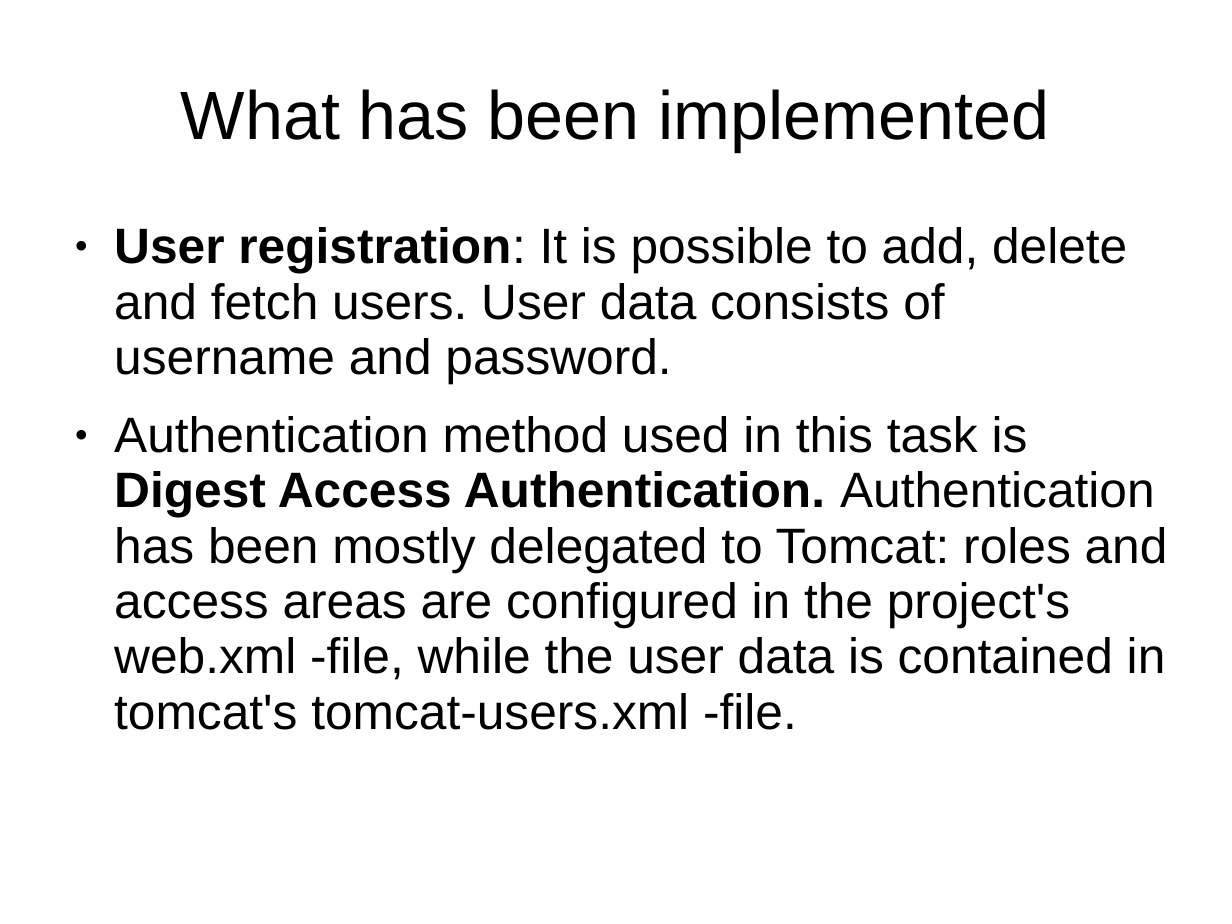
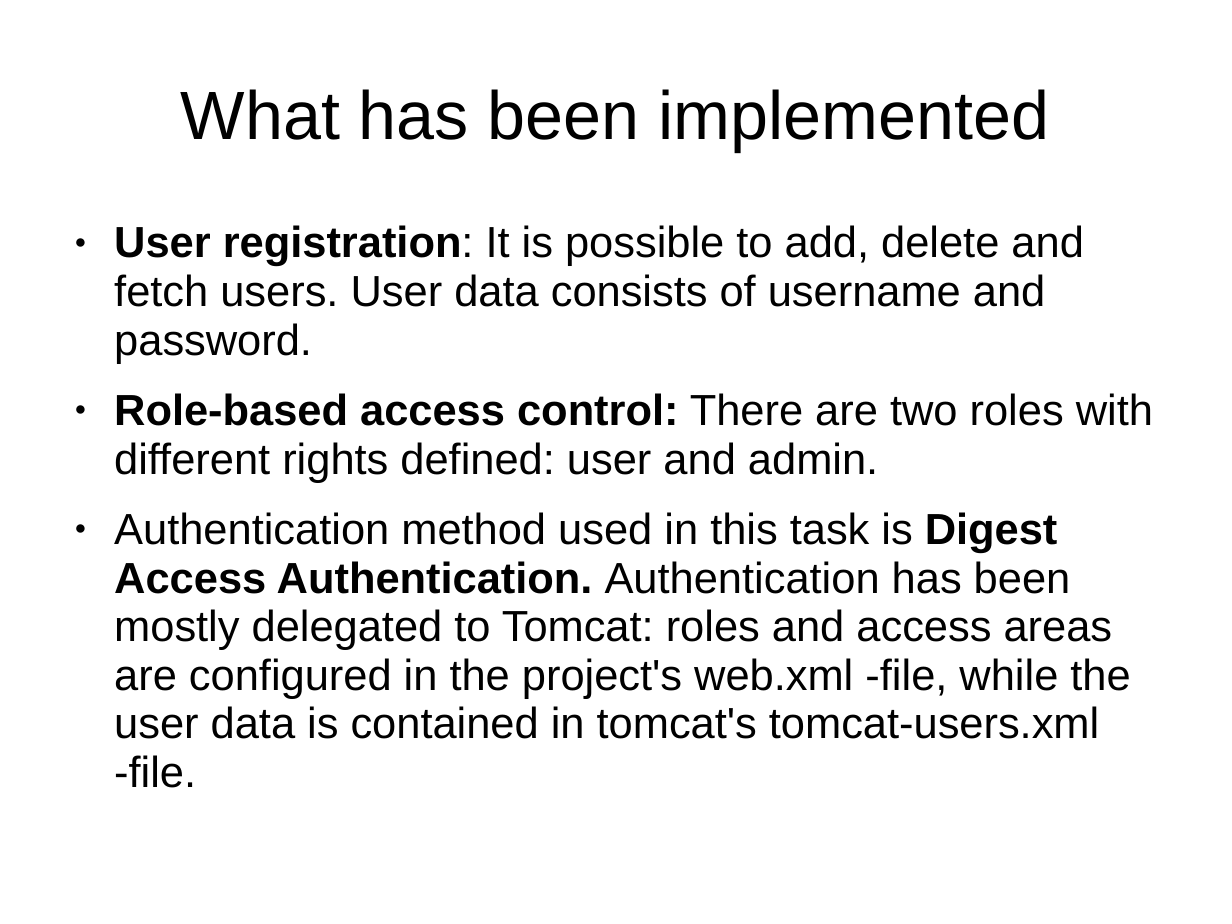
Before and after one commit to Rampastring/ties4560, a slide deck: slide 2 of Task-4/task4.ppt. Drawn at 1232x924 pixels with LibreOffice and Linux fonts; fonts in the diff are those of the drawing. Boxes give left, top, right and bottom in pixels: in the first picture for what was removed or moved away, otherwise in the second. Text is boxed around its words. In the diff, an @@ line names an element or a change of style, - is before the commit and + after.

Commit message:
update powerpoint

```diff
--- a/Task-4/task4.ppt
+++ b/Task-4/task4.ppt
@@ text at [114, 225, 1130, 788]: size 32 to 28 pt in "User registration: It is possible to add, ...", "Authentication method used in this task is ..." @@
@@ text at [114, 393, 1153, 483]: paragraph added @@
+● Role-based access control: There are two roles with different rights defined: user and admin.
```
Also in this commit, not shown: 1 slide added.
